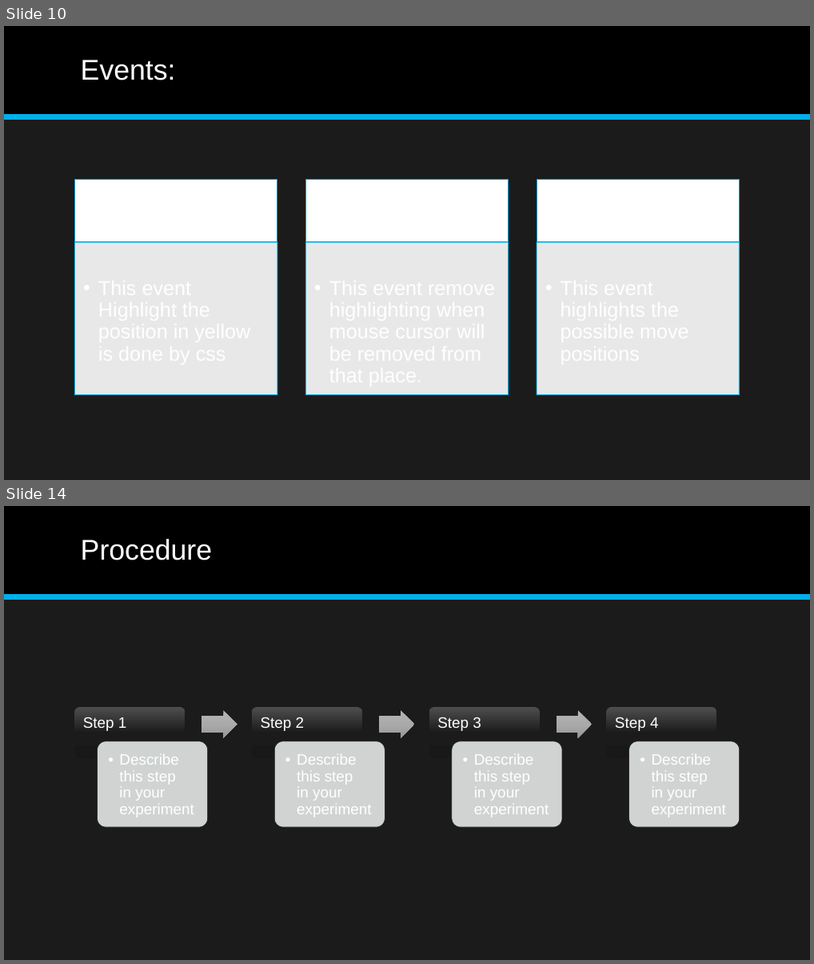
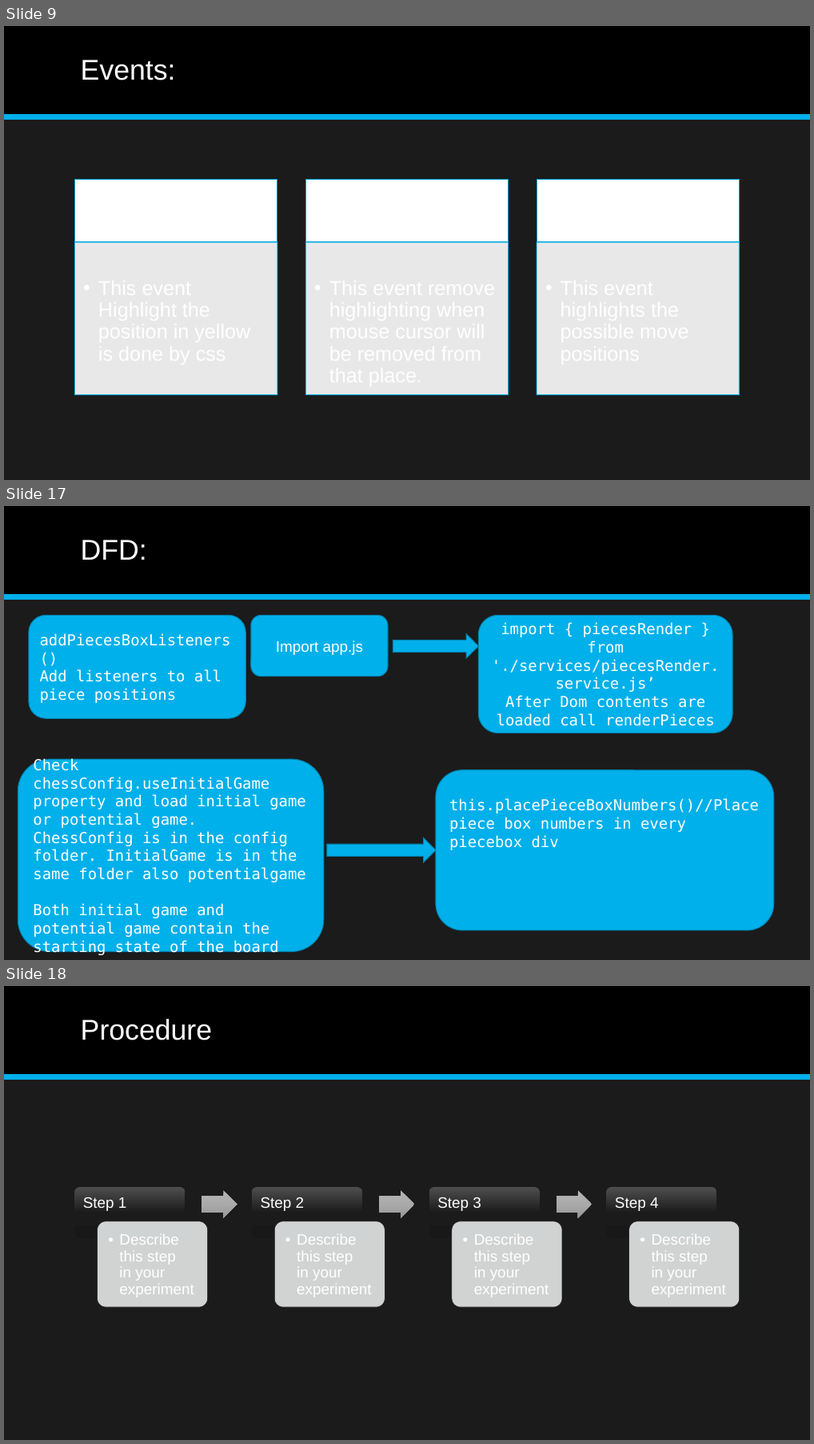
Before and after one commit to coolboyshubham/TheChessProject, a slide deck: The Chess Project.pptx. Shown one above the other, each under a label of ours: slides 10 and 14 before the commit, slides 9, 17 and 18 after it; the slides between them are not shown. The pictures are 814x964 and 814x1444 pixels, drawn with LibreOffice and Linux fonts; fonts in the diff are those of the drawing. Boxes give left, top, right and bottom in pixels: in the first picture for what was removed or moved away, otherwise in the second. Text is boxed around its words. In the diff, an @@ line names an element or a change of style, - is before the commit and + after.

```diff
--- a/The Chess Project.pptx
+++ b/The Chess Project.pptx
@@ slide 17 added at (4,506,810,960), background #1B1B1B; not listed: 2 template elements that a slide beside it also shows @@
@@ title added at (81,540,147,560), 34 pt, text #FFFFFF @@
+DFD:
@@ rounded rectangle added at (29,615,246,718), fill #00B0EA, outline #0082AD 1 pt, 18 pt, text #FFFFFF @@
+addPiecesBoxListeners()
+Add listeners to all piece positions
@@ rounded rectangle added at (251,615,388,676), fill #00B0EA, outline #0082AD 1 pt, 18 pt, text #FFFFFF @@
+Import app.js
@@ rounded rectangle added at (479,615,733,733), fill #00B0EA, outline #0082AD 1 pt, 18 pt, text #FFFFFF @@
+import { piecesRender } from './services/piecesRender.service.js’
+After Dom contents are loaded call renderPieces
@@ right arrow added at (394,634,479,658), fill #00B0EA, outline #0082AD 1 pt @@
@@ rounded rectangle added at (18,759,324,952), fill #00B0EA, outline #0082AD 1 pt, 18 pt, text #FFFFFF @@
+Check chessConfig.useInitialGame property and load initial game or potential game.
+ChessConfig is in the config folder. InitialGame is in the same folder also potentialgame
+Both initial game and potential game contain the starting state of the board
@@ rounded rectangle added at (436,770,774,930), fill #00B0EA, outline #0082AD 1 pt, 18 pt, text #FFFFFF @@
+this.placePieceBoxNumbers()//Place piece box numbers in every piecebox div
@@ right arrow added at (327,837,436,862), fill #00B0EA, outline #0082AD 1 pt @@
@@ what was slide 10 is now slide 9 @@
@@ what was slide 14 is now slide 18 @@
```
Also in this commit, not shown: 5 slides changed, 7 other slides added, 4 slides removed, 10 other files.
